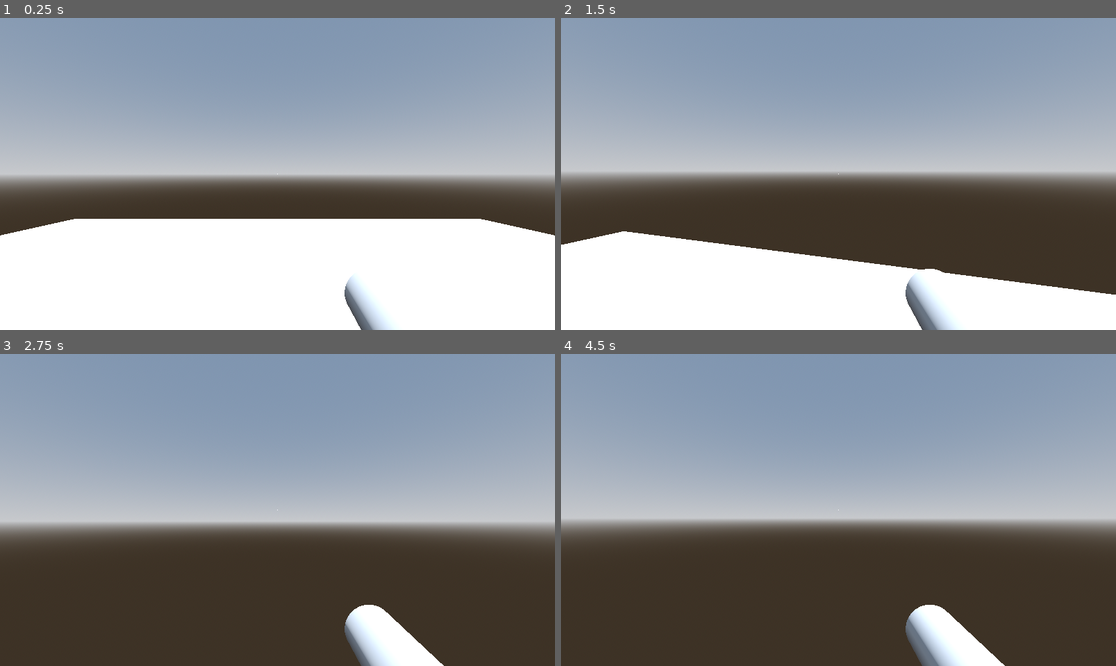
Above: before the commit, frames 1-4 (two rows, left to right).
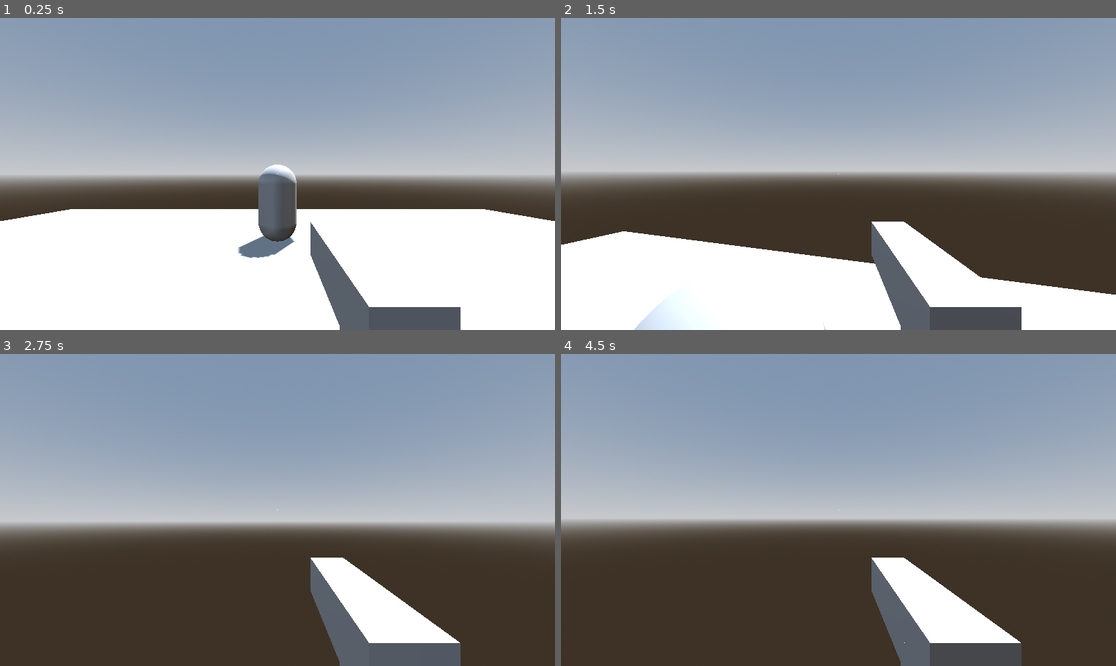
Above: after the commit, the same moments.

Repository: jevonsp/boomer-shooter
Game: Godot game, scene res://main/main.tscn
Same seed, same stepped clock (60 frames per second), same inputs: the game is played once before the commit and once after it.
Inputs (mouse positions are in pixels of both pictures, inside the frame that each line leads up to):
- Up to frame 1 (0.25 s): no input
- Up to frame 2 (1.5 s): move the mouse to (866, 174) at 0.52 s; hold W from 0.53 s (still down); tap E at 0.6 s; click (866, 174) at 0.67 s; tap Space at 0.77 s; move the mouse to (810, 174) at 1.27 s; tap Tab at 1.35 s; click (810, 174) at 1.42 s
- Up to frame 3 (2.75 s): keep holding W; tap Space at 1.52 s; move the mouse to (288, 503) at 2.02 s; tap Shift at 2.1 s; click (288, 503) at 2.17 s
- Up to frame 4 (4.5 s): keep holding W; tap Enter at 2.75, 4.25 s; move the mouse to (832, 516) at 2.77 s; tap Ctrl at 2.85 s; click (832, 516) at 2.92 s; tap Space at 3.02, 3.5, 3.77 s; move the mouse to (877, 513) at 3.52 s; tap 1 at 3.6 s; click (877, 513) at 3.67 s; move the mouse to (794, 506) at 4.27 s; tap 2 at 4.35 s; click (794, 506) at 4.42 s

The runs differ from the first frame. In frame 1, 7.6% of the frame differs, in the area x 0-100%, y 46-100%; in frame 2, 4.5%; in frame 3, 4.8%; in frame 4, 4.9%.

Commit message:
Aim Look Shoot

Diff:
--- a/enemies/enemy.gd
+++ b/enemies/enemy.gd
@@ -1 +1,6 @@
 extends Node3D
+
+func _on_area_3d_body_entered(body: Node3D) -> void:
+	if body.is_in_group("bullet"):
+		body.queue_free()
+		print("hit")
--- a/enemies/enemy.tscn
+++ b/enemies/enemy.tscn
@@ -18,3 +18,5 @@
 [node name="MeshInstance3D" type="MeshInstance3D" parent="."]
 transform = Transform3D(1, 0, 0, 0, 1, 0, 0, 0, 1, 0, 1, 0)
 mesh = SubResource("CapsuleMesh_fw1ev")
+
+[connection signal="body_entered" from="Area3D" to="." method="_on_area_3d_body_entered"]
--- /dev/null
+++ b/main/main.gd
@@ -0,0 +1,4 @@
+extends Node
+
+func _ready() -> void:
+	get_window().grab_focus()
--- a/main/main.tscn
+++ b/main/main.tscn
@@ -1,6 +1,8 @@
-[gd_scene load_steps=7 format=3 uid="uid://ccm6v0lbtkr0p"]
+[gd_scene load_steps=9 format=3 uid="uid://ccm6v0lbtkr0p"]
 
 [ext_resource type="PackedScene" uid="uid://dnyec73hvubwn" path="res://player/player.tscn" id="1_53q0u"]
+[ext_resource type="Script" uid="uid://cf47jb4ar4xaj" path="res://main/main.gd" id="1_xwkvk"]
+[ext_resource type="PackedScene" uid="uid://cw6w3voc584ml" path="res://enemies/enemy.tscn" id="2_pjrb6"]
 
 [sub_resource type="ProceduralSkyMaterial" id="ProceduralSkyMaterial_xwkvk"]
 
@@ -19,6 +21,7 @@
 size = Vector3(20, 0.1, 20)
 
 [node name="Main" type="Node"]
+script = ExtResource("1_xwkvk")
 
 [node name="WorldEnvironment" type="WorldEnvironment" parent="."]
 environment = SubResource("Environment_53q0u")
@@ -36,4 +39,7 @@
 shape = SubResource("BoxShape3D_53q0u")
 
 [node name="Player" parent="." instance=ExtResource("1_53q0u")]
-transform = Transform3D(1, 0, 0, 0, 1, 0, 0, 0, 1, 0, 0.88477254, 0)
+transform = Transform3D(1, 0, 0, 0, 1, 0, 0, 0, 1, 0, 0.111600876, 0)
+
+[node name="Enemy" parent="." instance=ExtResource("2_pjrb6")]
+transform = Transform3D(1, 0, 0, 0, 1, 0, 0, 0, 1, 0, 0, -5.393941)
--- /dev/null
+++ b/player/PlayerManager.gd
@@ -0,0 +1,6 @@
+extends Node
+
+var player
+
+func get_global_position() -> Vector3:
+	return player.global_position
--- a/player/player.gd
+++ b/player/player.gd
@@ -10,6 +10,7 @@
 @onready var interact_ray: RayCast3D = $Camera3D/InteractRay
 
 func _ready() -> void:
+	PlayerManager.player = self
 	Input.mouse_mode = Input.MOUSE_MODE_CAPTURED
 
 func _unhandled_input(_event: InputEvent) -> void:
--- a/player/player.tscn
+++ b/player/player.tscn
@@ -25,7 +25,7 @@
 transform = Transform3D(1, 0, 0, 0, 1, 0, 0, 0, 1, 0.5144812, 1.4734595, 0)
 
 [node name="Marker3D" type="Marker3D" parent="Camera3D"]
-transform = Transform3D(1, 0, 0, 0, 1, 0, 0, 0, 1, 0.37581486, -0.48882866, -0.48526588)
+transform = Transform3D(1, 0, 0, 0, 1, 0, 0, 0, 1, 0.37581486, -0.48882866, -1.0564556)
 
 [node name="Gun" parent="Camera3D/Marker3D" instance=ExtResource("2_rkbax")]
 
--- a/project.godot
+++ b/project.godot
@@ -18,3 +18,4 @@
 [autoload]
 
 InputManager="*res://player/InputManager.gd"
+PlayerManager="*res://player/PlayerManager.gd"
--- /dev/null
+++ b/weapons/bullet.gd
@@ -0,0 +1,9 @@
+extends CharacterBody3D
+const SPEED = 50
+var direction: Vector3
+var timer: float = 0.0
+func _process(delta: float) -> void:
+	timer += delta
+	position += transform.basis * Vector3(-SPEED, 0, 0) * delta
+	if timer >= 20:
+		queue_free()
--- a/weapons/bullet.tscn
+++ b/weapons/bullet.tscn
@@ -1,17 +1,19 @@
-[gd_scene load_steps=3 format=3 uid="uid://cab1qqgabohmx"]
+[gd_scene load_steps=4 format=3 uid="uid://cab1qqgabohmx"]
 
-[sub_resource type="SphereShape3D" id="SphereShape3D_dqcar"]
-custom_solver_bias = 0.5
-radius = 0.25
+[ext_resource type="Script" uid="uid://uirsvwbdgaok" path="res://weapons/bullet.gd" id="1_fc8e7"]
+
+[sub_resource type="SphereShape3D" id="SphereShape3D_fc8e7"]
+radius = 0.1
 
 [sub_resource type="SphereMesh" id="SphereMesh_fc8e7"]
-radius = 0.25
-height = 0.5
+radius = 0.1
+height = 0.2
 
-[node name="Bullet" type="Area3D"]
+[node name="Bullet" type="CharacterBody3D" groups=["bullet"]]
+script = ExtResource("1_fc8e7")
 
 [node name="CollisionShape3D" type="CollisionShape3D" parent="."]
-shape = SubResource("SphereShape3D_dqcar")
+shape = SubResource("SphereShape3D_fc8e7")
 
 [node name="MeshInstance3D" type="MeshInstance3D" parent="."]
 mesh = SubResource("SphereMesh_fc8e7")
--- a/weapons/gun.gd
+++ b/weapons/gun.gd
@@ -1,5 +1,16 @@
 extends MeshInstance3D
+const RAY_LENGTH = 1000.0
+const BULLET = preload("res://weapons/bullet.tscn")
+@onready var point: Node3D = $Point
+func _input(event):
+	if event is InputEventMouseButton and Input.mouse_mode == Input.MOUSE_MODE_CAPTURED and event.is_pressed():
+		match event.button_index:
+			2:
+				fire()
 
-func _input(event: InputEvent) -> void:
-	if event is InputEventMouseButton and Input.mouse_mode == Input.MOUSE_MODE_CAPTURED and event.is_pressed():
-		print(event)
+func fire():
+	var bullet:CharacterBody3D = BULLET.instantiate()
+	bullet.position = point.global_position
+	bullet.transform.basis = point.global_transform.basis
+	var root = get_tree().root
+	root.add_child(bullet)
--- a/weapons/gun.tscn
+++ b/weapons/gun.tscn
@@ -1,13 +1,21 @@
-[gd_scene load_steps=3 format=3 uid="uid://dxcpwm8np17a5"]
+[gd_scene load_steps=4 format=3 uid="uid://dxcpwm8np17a5"]
 
 [ext_resource type="Script" uid="uid://b1qxtvocxr64v" path="res://weapons/gun.gd" id="1_es75o"]
 
-[sub_resource type="CylinderMesh" id="CylinderMesh_awg1m"]
-top_radius = 0.1
-bottom_radius = 0.1
-height = 0.7
+[sub_resource type="BoxMesh" id="BoxMesh_es75o"]
+size = Vector3(1, 0.25, 0.25)
+
+[sub_resource type="BoxMesh" id="BoxMesh_tsf64"]
+size = Vector3(0.25, 0.4, 0.25)
 
 [node name="Gun" type="MeshInstance3D"]
-transform = Transform3D(1, 0, 0, 0, -4.371139e-08, -1, 0, 1, -4.371139e-08, 0, 0, 0)
-mesh = SubResource("CylinderMesh_awg1m")
+transform = Transform3D(-4.371139e-08, 0, -1, 0, 1, 0, 1, 0, -4.371139e-08, 0, 0, 0)
+mesh = SubResource("BoxMesh_es75o")
 script = ExtResource("1_es75o")
+
+[node name="MeshInstance3D" type="MeshInstance3D" parent="."]
+transform = Transform3D(1, 0, 0, 0, 1, 0, 0, 0, 1, 0.36240518, -0.215442, 1.5841234e-08)
+mesh = SubResource("BoxMesh_tsf64")
+
+[node name="Point" type="Node3D" parent="."]
+transform = Transform3D(1, 0, 0, 0, 1, 0, 0, 0, 1, -0.5484638, 0.27978474, 0.2750837)
Not shown, added: main/main.gd.uid
Not shown, added: player/PlayerManager.gd.uid
Not shown, added: weapons/bullet.gd.uid
